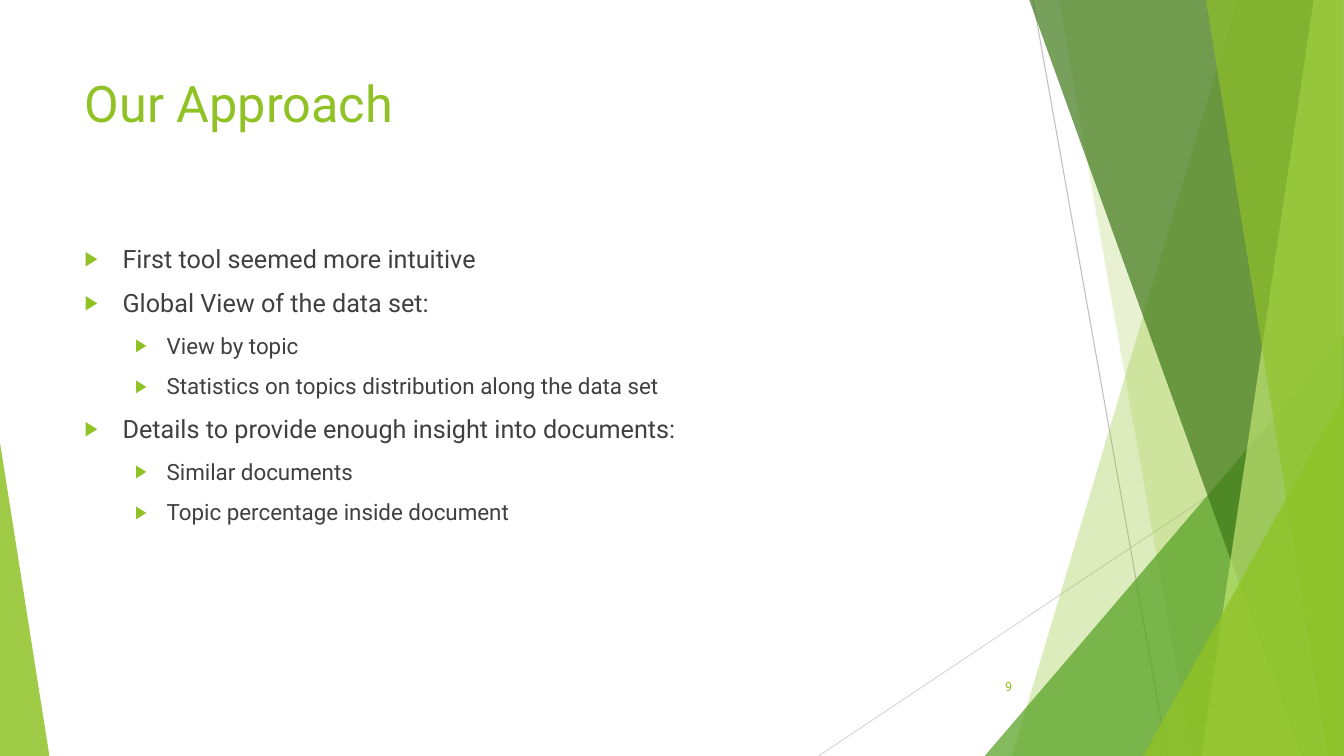
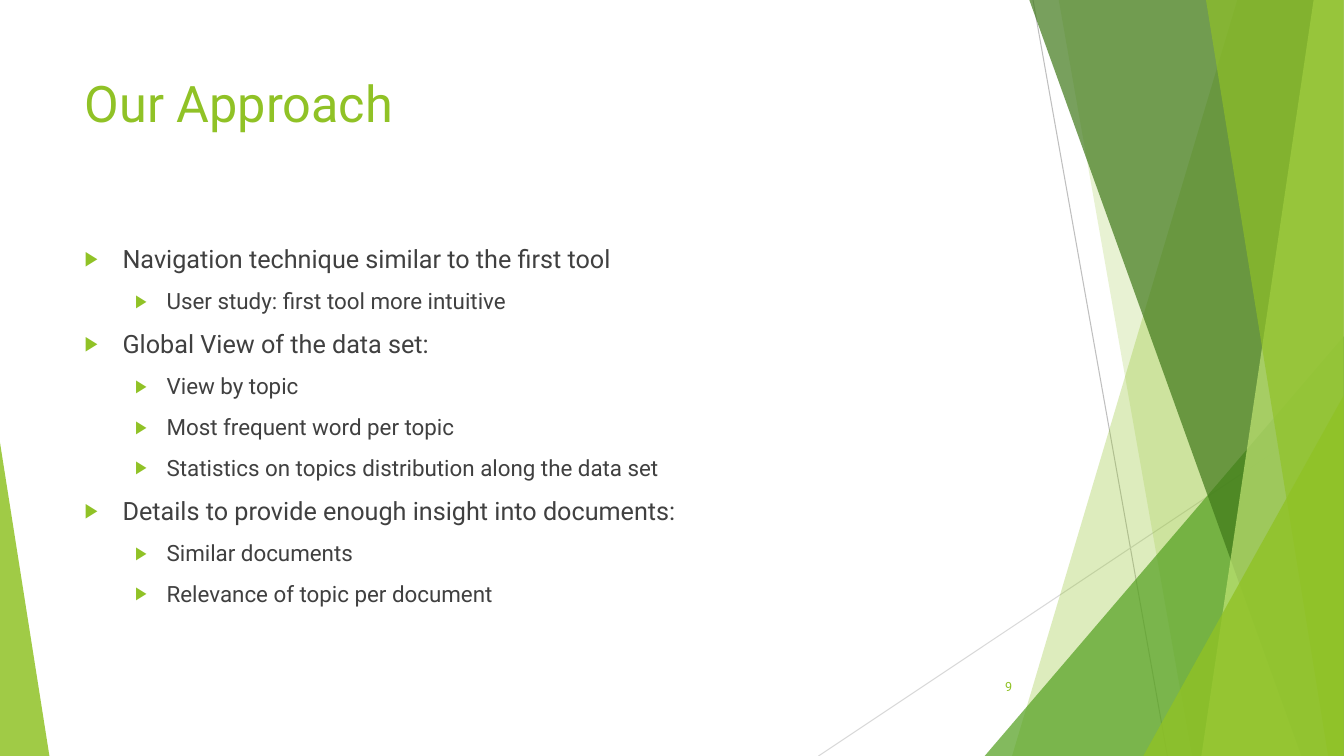
Before and after one commit to jeff2018/KnowledgeDiscoveryVisualization, a slide deck: slide 9 of Topic Model Visualization.pptx. Drawn at 1344x756 pixels with LibreOffice and Linux fonts; fonts in the diff are those of the drawing. Boxes give left, top, right and bottom in pixels: in the first picture for what was removed or moved away, otherwise in the second. Text is boxed around its words. In the diff, an @@ line names an element or a change of style, - is before the commit and + after.

```diff
--- a/Topic Model Visualization.pptx
+++ b/Topic Model Visualization.pptx
@@ text at (x1=123, y1=249, x2=611, y2=314): text changed @@
-▶ First tool seemed more intuitive
+▶ Navigation technique similar to the first tool
+  ▶ User study: first tool more intuitive
@@ text at (x1=167, y1=418, x2=455, y2=440): paragraph added @@
+  ▶ Most frequent word per topic
@@ text at (x1=167, y1=585, x2=492, y2=607): text changed @@
-  ▶ Topic percentage inside document
+  ▶ Relevance of topic per document
```
Also in this commit, not shown: 5 other slides changed.
